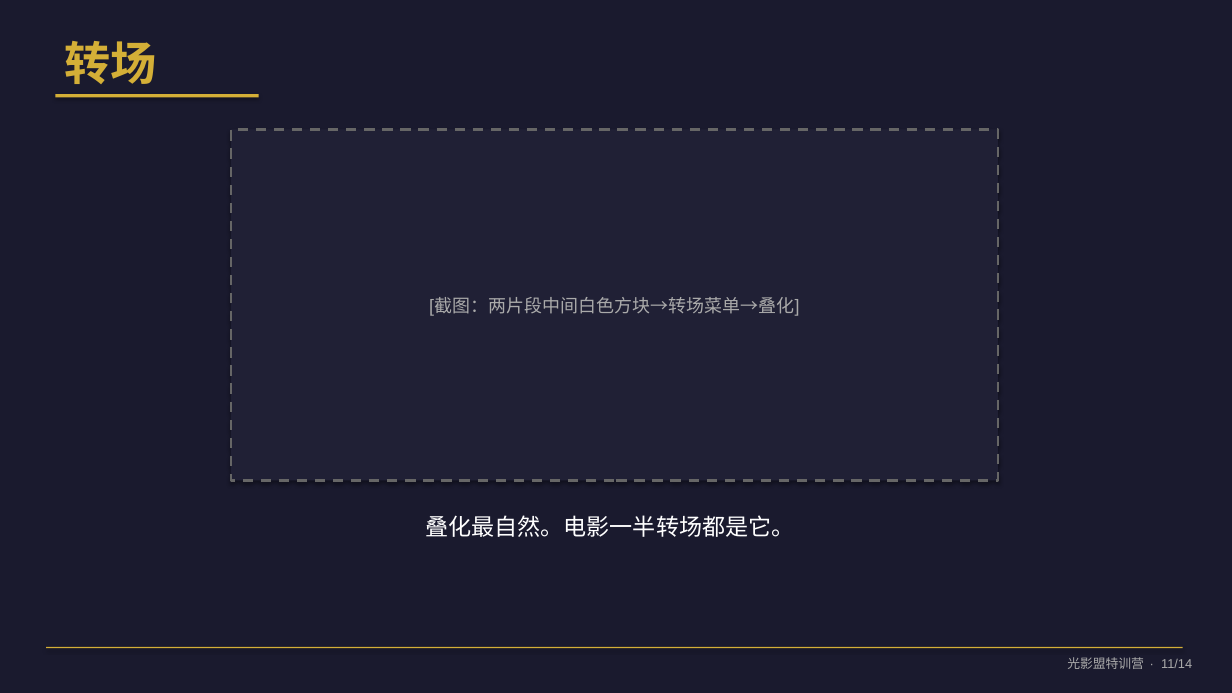
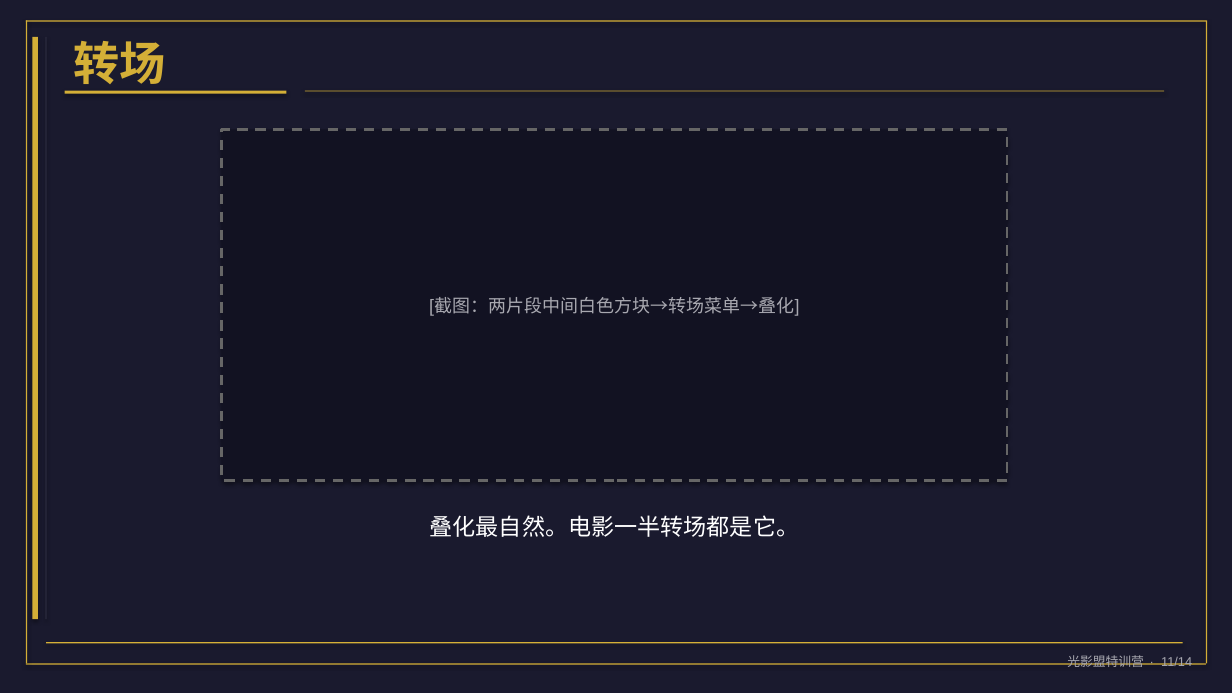
Before and after one commit to jun66888/Photon, a slide deck: slide 11 of 试听课_从景别到剪辑.pptx. Drawn at 1232x693 pixels with LibreOffice and Linux fonts; fonts in the diff are those of the drawing. Boxes give left, top, right and bottom in pixels: in the first picture for what was removed or moved away, otherwise in the second. Text is boxed around its words. In the diff, an @@ line names an element or a change of style, - is before the commit and + after.

```diff
--- a/试听课_从景别到剪辑.pptx
+++ b/试听课_从景别到剪辑.pptx
@@ rectangle added at [26, 20, 1206, 21], fill #D4AF37 @@
@@ rectangle added at [26, 20, 27, 664], fill #D4AF37 @@
@@ rectangle added at [1206, 20, 1207, 664], fill #D4AF37 @@
@@ rectangle added at [32, 37, 38, 619], fill #D4AF37 @@
@@ text "转场" rewrapped from [64, 41, 156, 84] to [74, 41, 166, 92] @@
@@ rectangle: place and size @@
-rectangle at [55, 94, 259, 97]
+rectangle at [65, 91, 287, 93]
@@ rectangle added at [305, 91, 1165, 91], fill #D4AF37 @@
@@ rectangle "[截图：两片段中间白色方块→转场菜单→叠化]": place and size @@
-rectangle "[截图：两片段中间白色方块→转场菜单→叠化]" at [231, 129, 998, 481]
+rectangle "[截图：两片段中间白色方块→转场菜单→叠化]" at [222, 129, 1007, 481]
@@ rectangle "[截图：两片段中间白色方块→转场菜单→叠化]" at [222, 129, 1007, 481]: text colour #AAAAAA to #A8A8B0; fill #202035 to #121222 @@
@@ text "叠化最自然。电影一半转场都是它。": place and size @@
-text "叠化最自然。电影一半转场都是它。" at [425, 515, 795, 537]
+text "叠化最自然。电影一半转场都是它。" at [430, 515, 800, 537]
@@ rectangle: place and size @@
-rectangle at [46, 647, 1183, 648]
+rectangle at [46, 642, 1183, 643]
@@ text "光影盟特训营 · 11/14" at [1067, 655, 1192, 667]: text colour #AAAAAA to #A8A8B0 @@
@@ rectangle added at [26, 664, 1206, 665], fill #D4AF37 @@
```
Also in this commit, not shown: 13 other slides changed, 1 other file.
